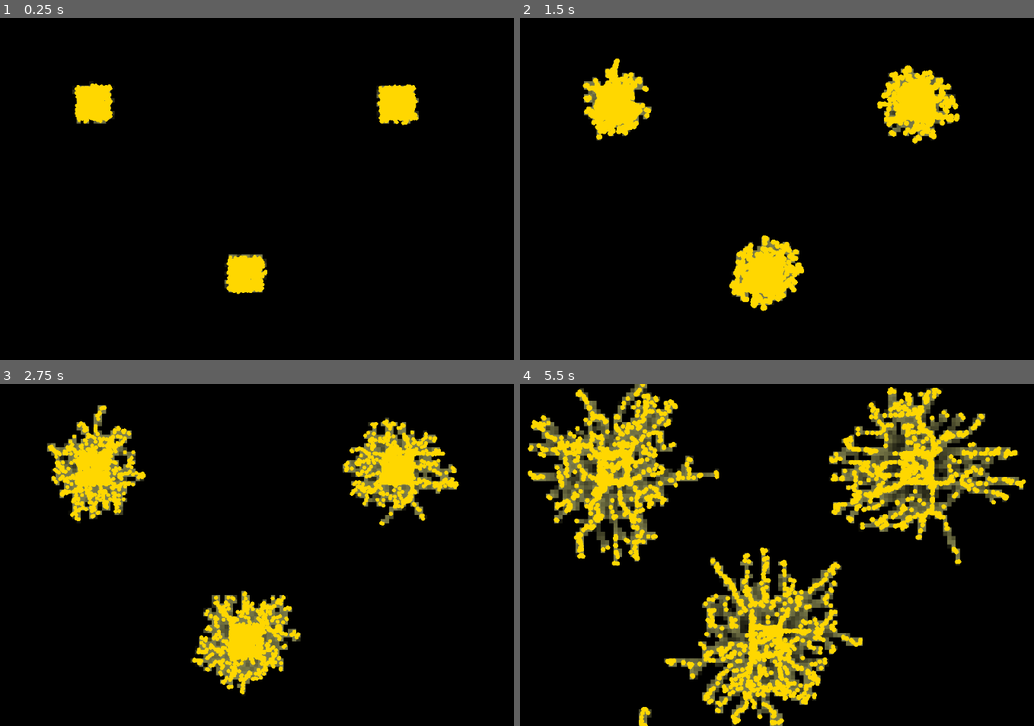
Above: before the commit, frames 1-4 (two rows, left to right).
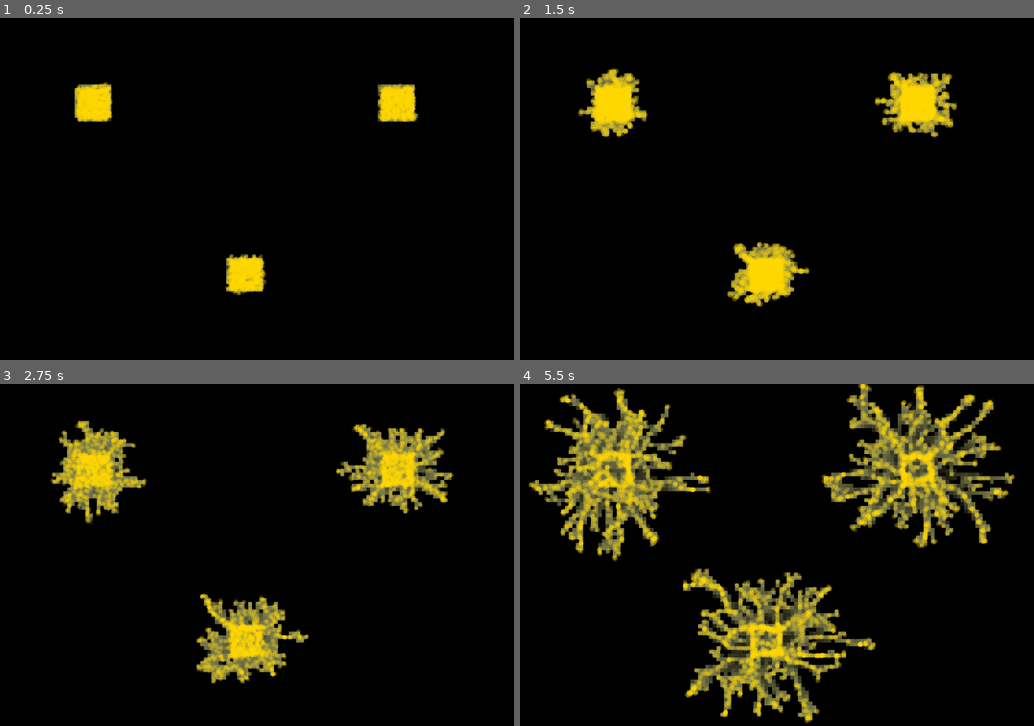
Above: after the commit, the same moments.

Repository: RocketKiers/Slime-mold-algorithm-visualization
Game: Godot game, scene res://main_world.tscn
The game is run twice, just before and just after one commit, with the same random seed, the same clock (stepped at 60 frames per second) and the same inputs.
Inputs:
- Up to frame 1 (0.25 s): no input
- Up to frame 2 (1.5 s): no input
- Up to frame 3 (2.75 s): no input
- Up to frame 4 (5.5 s): no input

The runs differ from the first frame. In frame 1, 0.9% of the frame differs, in the area x 14-82%, y 18-82%; in frame 2, 4.4%; in frame 3, 10%; in frame 4, 29%, in the area x 1-99%, y 0-100%.

Commit message:
toegoevoegd dat je de opacity van de agents kan veranderen

Diff:
--- a/scripts/main.gd
+++ b/scripts/main.gd
@@ -1,6 +1,6 @@
 extends Node2D
 
-const MAP_SCALE: int = 8 # that many pixel make one tile (4x4 tiles)
+const MAP_SCALE: int = 7 # that many pixel make one tile (4x4 tiles)
 var map_width: int
 var map_height: int
 var trail_map: Array # A 2d map array to hold pheremone values, recieves the same resolution as the map
@@ -22,7 +22,7 @@
 const DEPOSIT_AMOUNT: float = 1.0 # The amount of pheromone an agent deposits
 const MAX_OCCUPANCY: int = 2 #Maximum number of agents allowed in one map cell
 
-var agent_color = Color("#FFD700")  #agent color
+var agent_color = Color("#FFD70050")  #agent color
 var time : float = 0 # input for sine wave
 var agent_size: float # original variable, obsolete after change. Maybe adjust (?)
 
